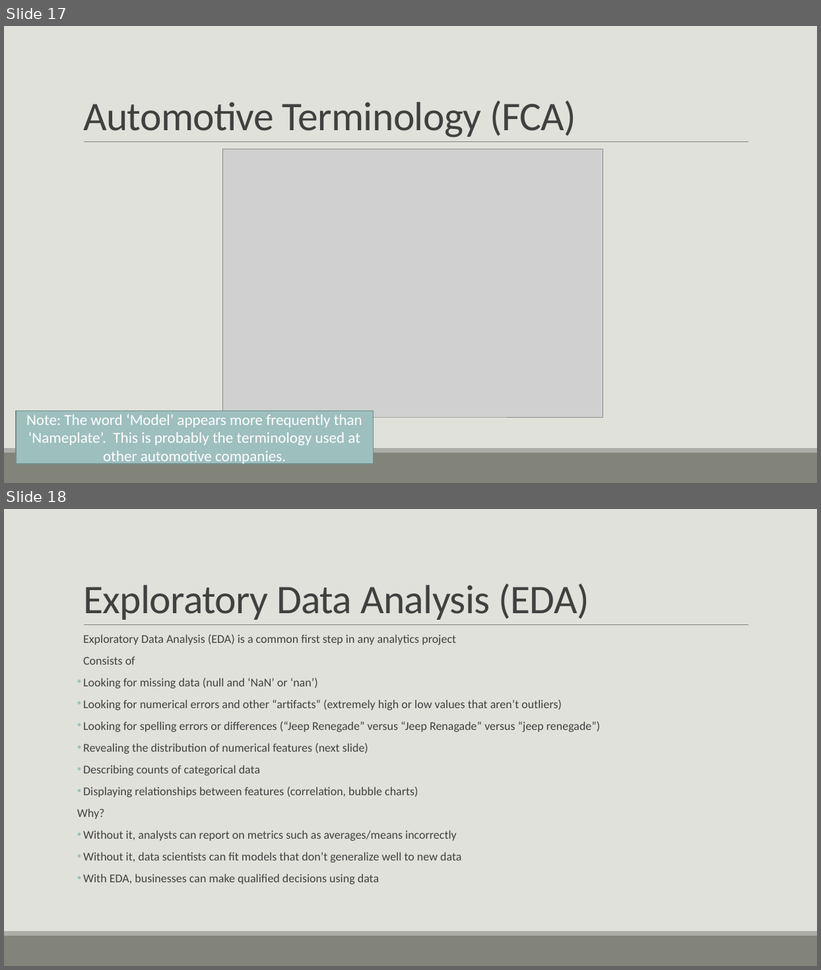
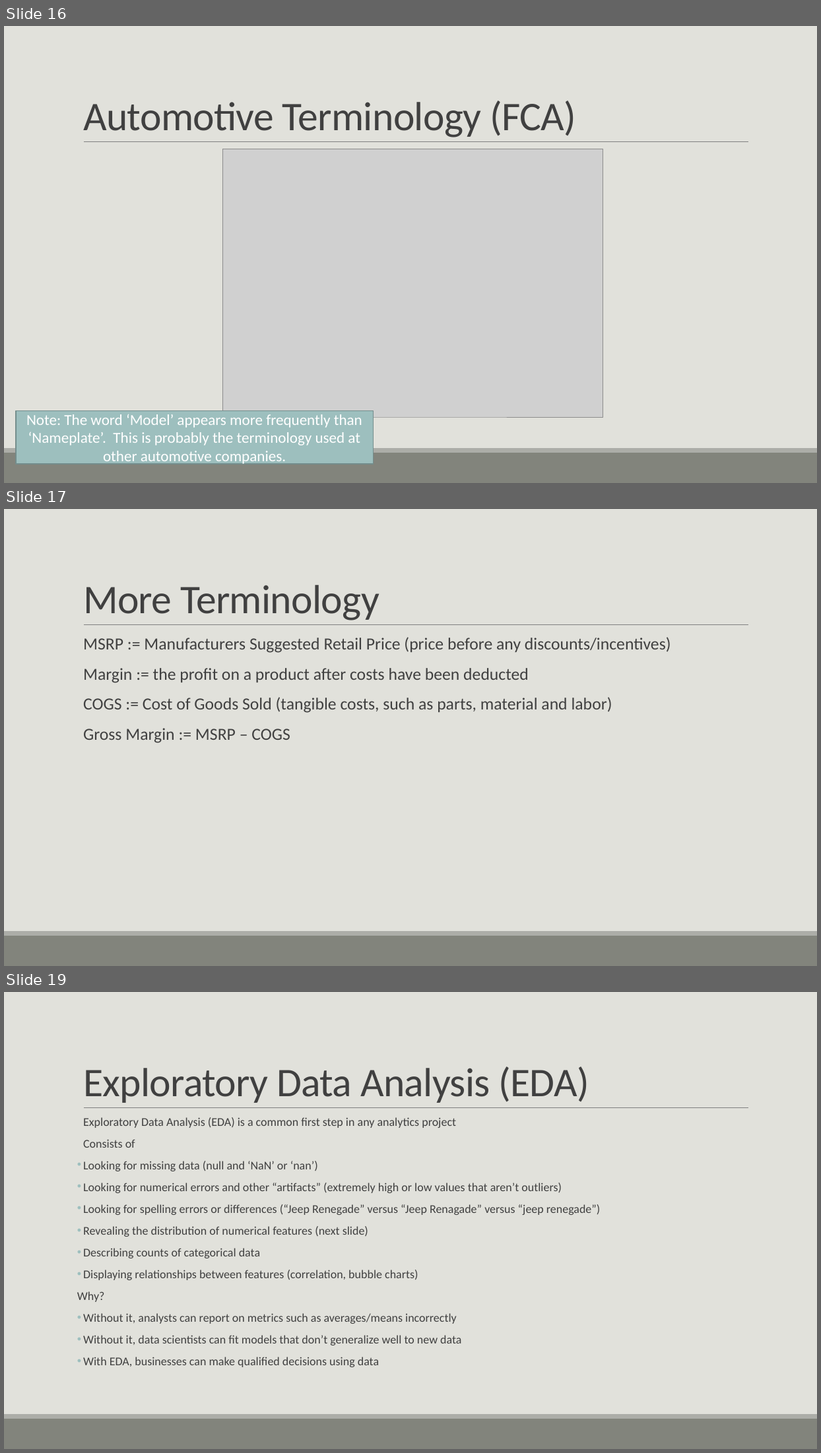
Before and after one commit to casey-whorton-waynestate/public-course-content, a slide deck: Wayne State Course.pptx. Shown one above the other, each under a label of ours: slides 17 and 18 before the commit, slides 16, 17 and 19 after it; the slides between them are not shown. The pictures are 821x970 and 821x1453 pixels, drawn with LibreOffice and Linux fonts; fonts in the diff are those of the drawing; grey boxes stand for pictures. Boxes give left, top, right and bottom in pixels: in the first picture for what was removed or moved away, otherwise in the second. Text is boxed around its words. In the diff, an @@ line names an element or a change of style, - is before the commit and + after.

```diff
--- a/Wayne State Course.pptx
+++ b/Wayne State Course.pptx
@@ slide 17 added at (4,509,817,966), background #E1E1DB; not listed: 3 template elements that a slide beside it also shows @@
@@ title added at (83,585,380,621), 48 pt, text #404040 @@
+More Terminology
@@ text added at (83,637,671,743), 20 pt, text #404040 @@
+  MSRP := Manufacturers Suggested Retail Price (price before any discounts/incentives)
+  Margin := the profit on a product after costs have been deducted
+  COGS := Cost of Goods Sold (tangible costs, such as parts, material and labor)
+  Gross Margin := MSRP – COGS
@@ what was slide 17 is now slide 16 @@
@@ what was slide 18 is now slide 19 @@
```
Also in this commit, not shown: 1 slide changed, 1 other slide added, 1 slide removed.
